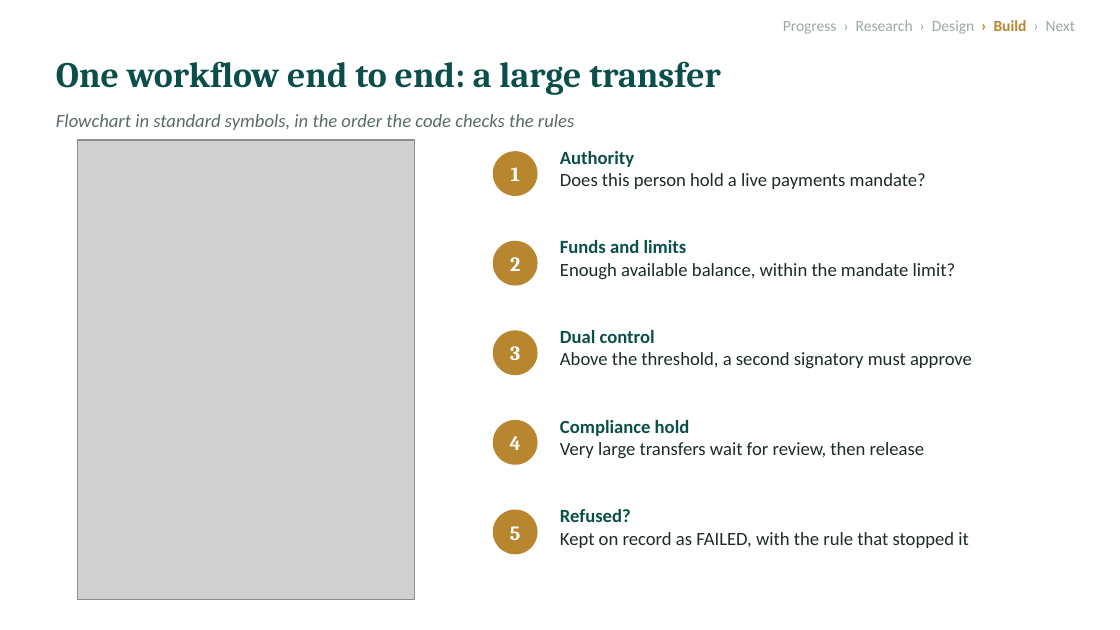
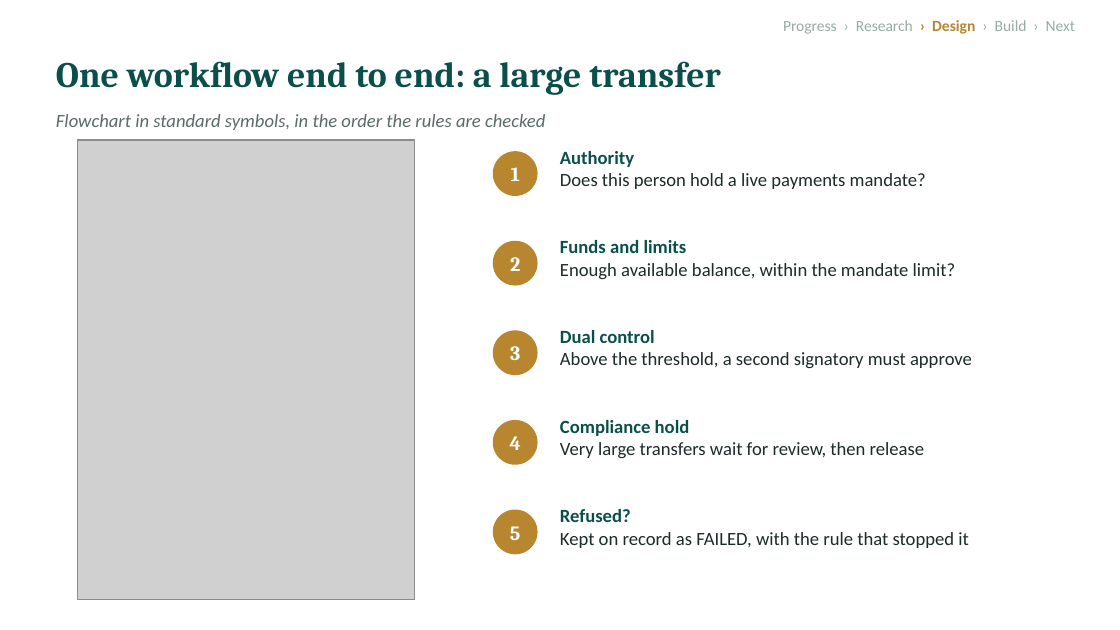
Before and after one commit to l255668-hash/commercial-banking, a slide deck: slide 7 of docs/Progress_Presentation_1.pptx (slide 6 before the commit). Drawn at 1120x630 pixels with LibreOffice and Linux fonts; fonts in the diff are those of the drawing; grey boxes stand for pictures. Boxes give left, top, right and bottom in pixels: in the first picture for what was removed or moved away, otherwise in the second. Text is boxed around its words. In the diff, an @@ line names an element or a change of style, - is before the commit and + after.

```diff
--- a/docs/Progress_Presentation_1.pptx
+++ b/docs/Progress_Presentation_1.pptx
@@ text "Progress › Research › Design ..." at <box>783,20,1075,34</box>: text colour #9AAAA7 to #B8862F, bold on in "› Design"; text colour #B8862F to #9AAAA7, bold off in "› Build" @@
@@ text at <box>56,114,545,130</box>: text changed @@
-Flowchart in standard symbols, in the order the code checks the rules
+Flowchart in standard symbols, in the order the rules are checked
```
Also in this commit, not shown: 5 other slides changed, 2 slides added, 1 slide removed, 12 other files.
